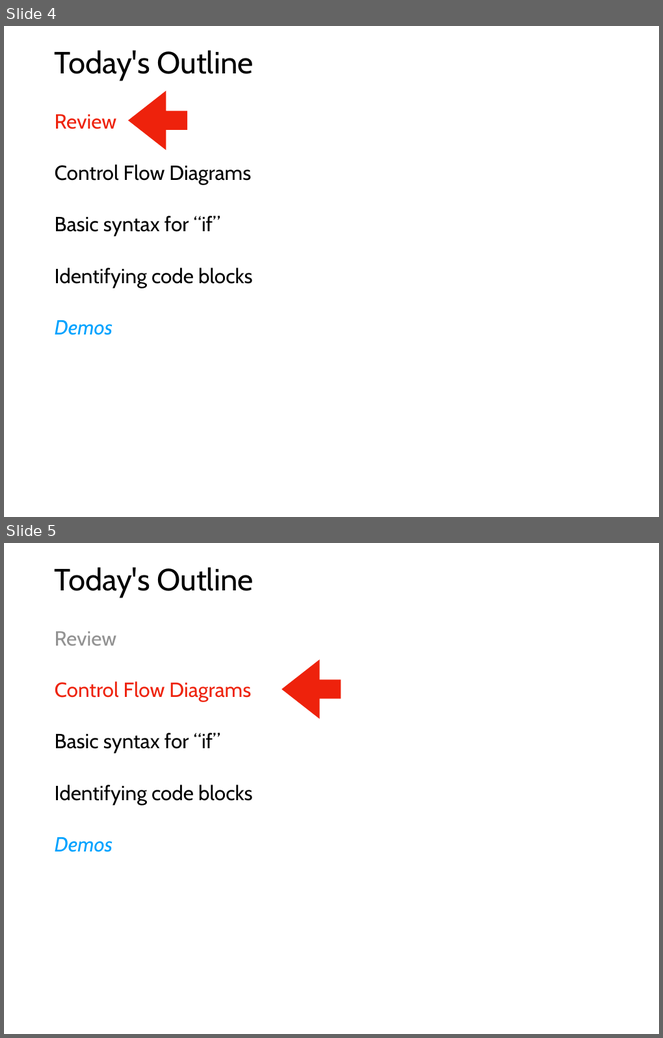
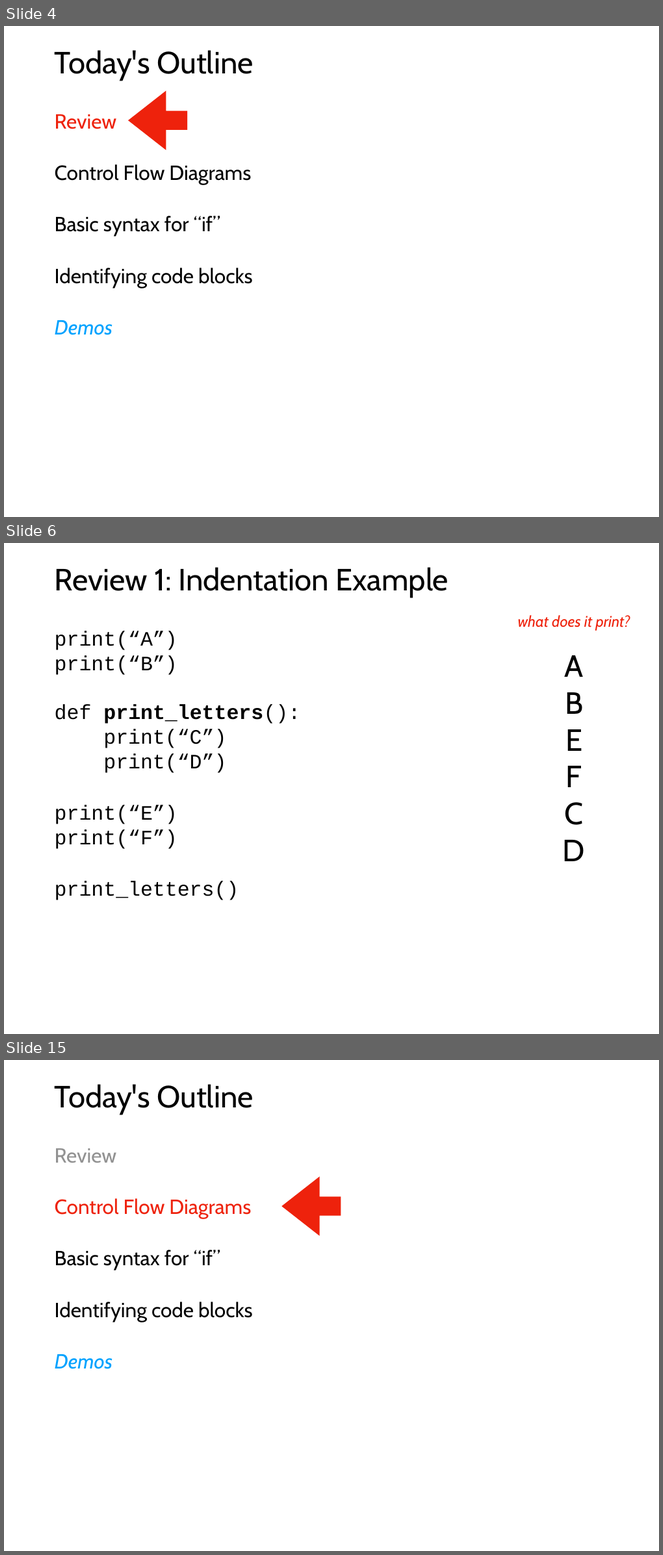
Before and after one commit to tylerharter/caraza-harter-com, a slide deck: tyler/meena/cs220/s22/materials/lecture_ppts/lec_08_S22.ppt. Shown one above the other, each under a label of ours: slides 4 and 5 before the commit, slides 4, 6 and 15 after it; the slides between them are not shown. The pictures are 663x1038 and 663x1555 pixels, drawn with LibreOffice and Linux fonts; fonts in the diff are those of the drawing. Boxes give left, top, right and bottom in pixels: in the first picture for what was removed or moved away, otherwise in the second. Text is boxed around its words. In the diff, an @@ line names an element or a change of style, - is before the commit and + after.

```diff
--- a/tyler/meena/cs220/s22/materials/lecture_ppts/lec_08_S22.ppt
+++ b/tyler/meena/cs220/s22/materials/lecture_ppts/lec_08_S22.ppt
@@ slide 6 added at box(4, 543, 659, 1034), background #FFFFFF @@
@@ title added at box(55, 567, 449, 598), 48 pt, text #000000 @@
+Review 1: Indentation Example
@@ text added at box(518, 615, 631, 631), 24 pt, text #EE220C, italic @@
+what does it print?
@@ text added at box(55, 631, 300, 901), 32 pt, text #000000 @@
+    print(“A”)
+    print(“B”)
+    def print_letters():
+    print(“C”)
+    print(“D”)
+  print(“E”)
+  print(“F”)
+  print_letters()
@@ text added at box(563, 655, 585, 861), 48 pt, text #000000 @@
+A
+B
+E
+F
+C
+D
@@ what was slide 5 is now slide 15 @@
```
Also in this commit, not shown: 4 slides changed, 9 other slides added, 1 slide removed, 1 other file.
